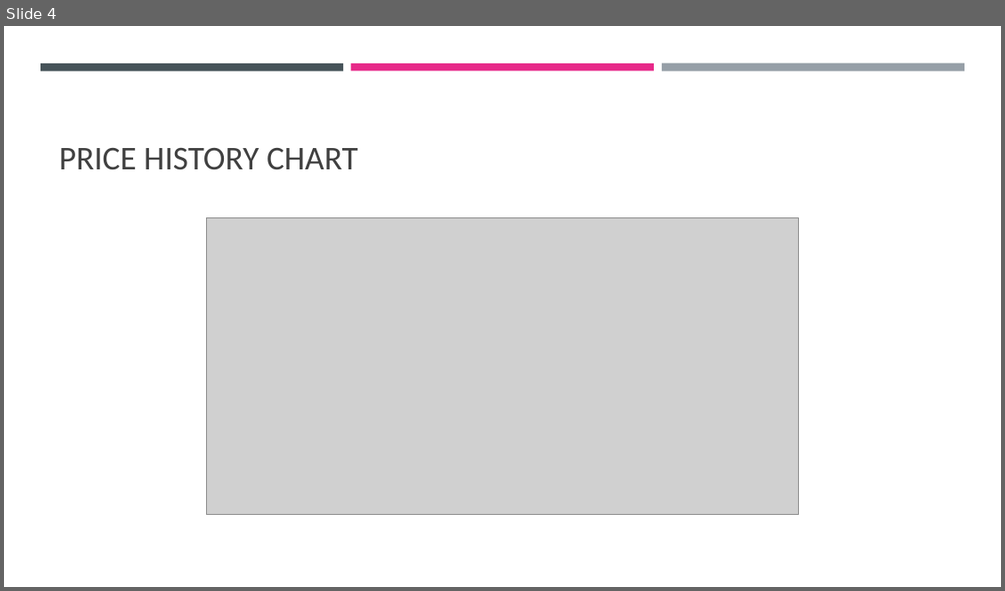
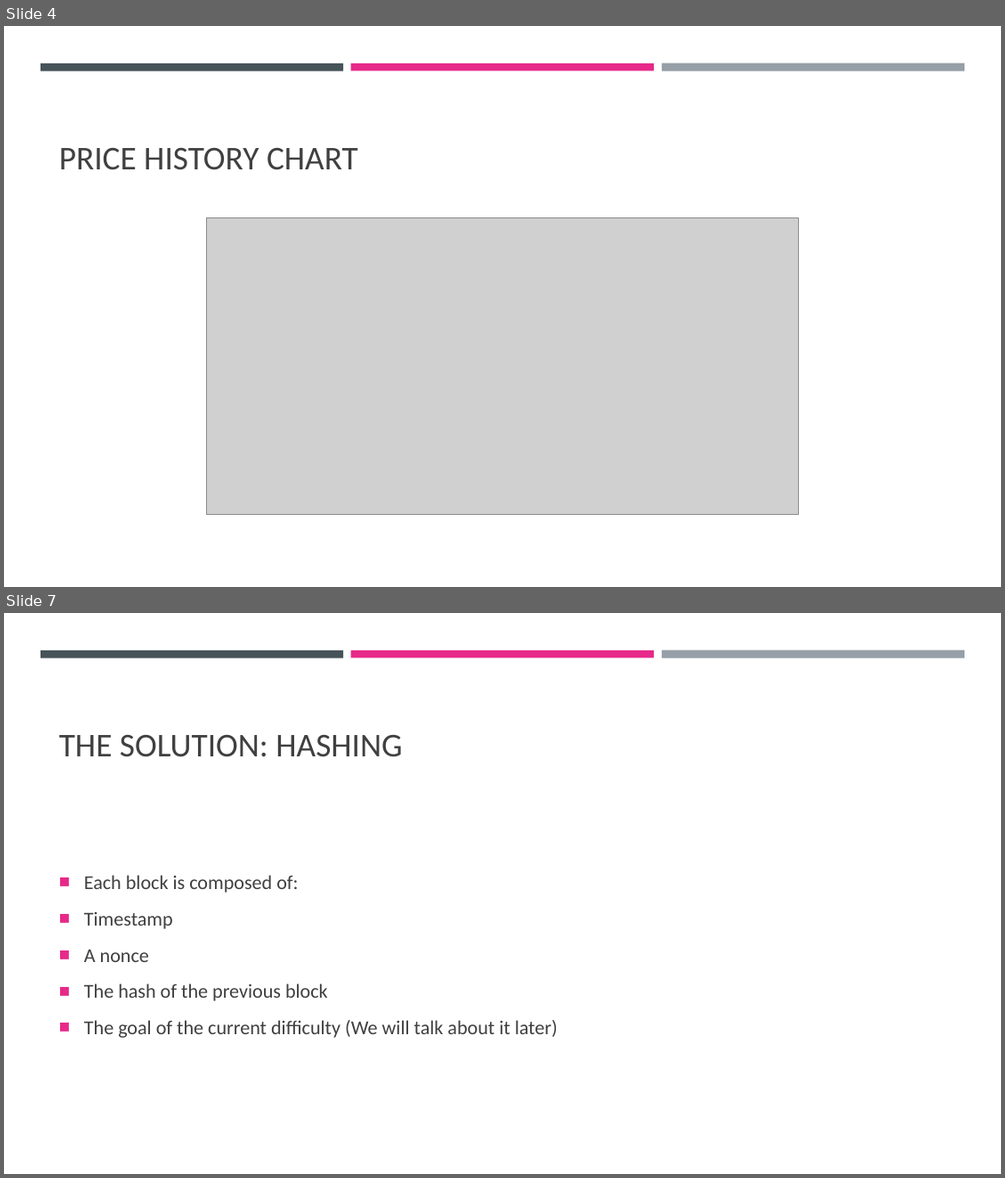
Before and after one commit to cyoni/bitcoin, a slide deck: bitcoin.pptx. Shown one above the other, each under a label of ours: slide 4 before the commit, slides 4 and 7 after it; the slides between them are not shown. The pictures are 1005x591 and 1005x1178 pixels, drawn with LibreOffice and Linux fonts; fonts in the diff are those of the drawing; grey boxes stand for pictures. Boxes give left, top, right and bottom in pixels: in the first picture for what was removed or moved away, otherwise in the second. Text is boxed around its words. In the diff, an @@ line names an element or a change of style, - is before the commit and + after.

```diff
--- a/bitcoin.pptx
+++ b/bitcoin.pptx
@@ slide 7 added at (4, 613, 1001, 1174), background #FFFFFF; not listed: 3 template elements that a slide beside it also shows @@
@@ title added at (59, 735, 402, 757), 32 pt, text #404040 @@
+THE SOLUTION: HASHING
@@ text added at (84, 875, 558, 1038), 19 pt, text #404040 @@
+■ Each block is composed of:
+■ Timestamp
+■ A nonce
+■ The hash of the previous block
+■ The goal of the current difficulty (We will talk about it later)
```
Also in this commit, not shown: 1 slide changed, 20 other slides added, 1 slide removed.
